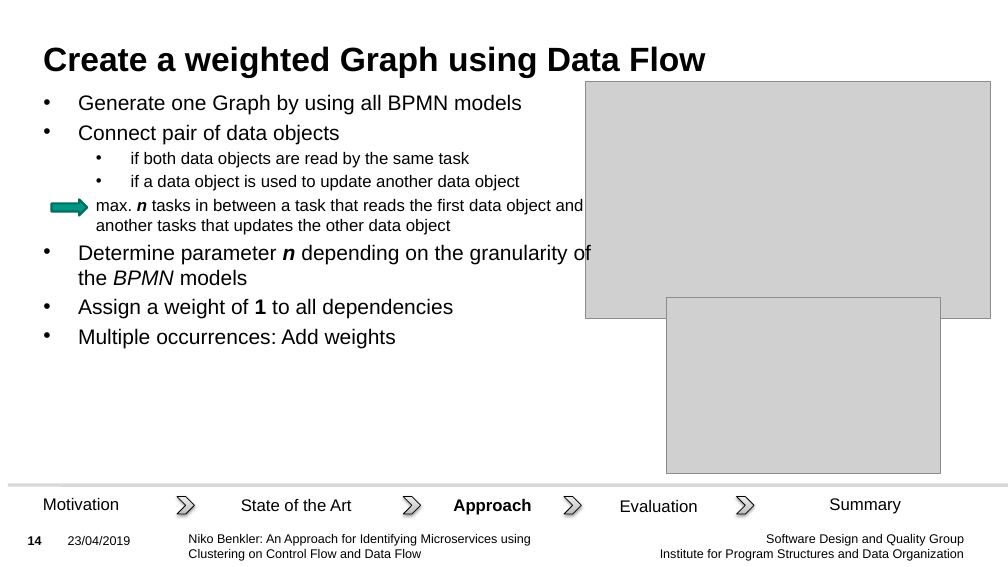
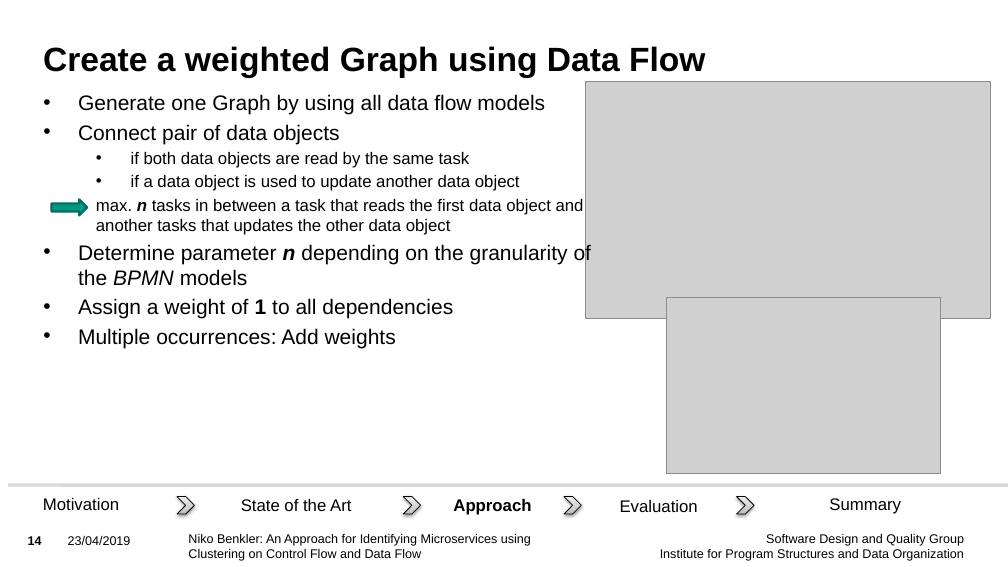
Before and after one commit to Benkler/BA, a slide deck: slide 14 of Vortrag/BA_Niko_Benkler_Presentation.pptx. Drawn at 1008x567 pixels with LibreOffice and Linux fonts; fonts in the diff are those of the drawing; grey boxes stand for pictures; background and template pictures are left out. Boxes give left, top, right and bottom in pixels: in the first picture for what was removed or moved away, otherwise in the second. Text is boxed around its words. In the diff, an @@ line names an element or a change of style, - is before the commit and + after.

```diff
--- a/Vortrag/BA_Niko_Benkler_Presentation.pptx
+++ b/Vortrag/BA_Niko_Benkler_Presentation.pptx
@@ text at [78,94,545,115]: text changed @@
-• Generate one Graph by using all BPMN models
+• Generate one Graph by using all data flow models
```
Also in this commit, not shown: 3 other slides changed, 1 slide removed, 5 other files.
